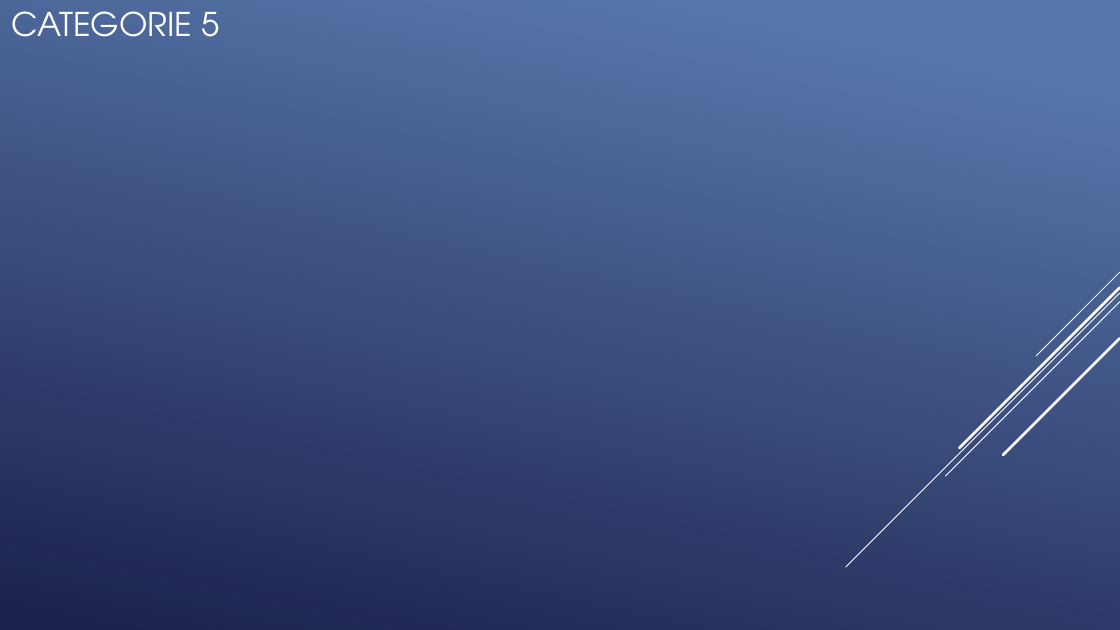
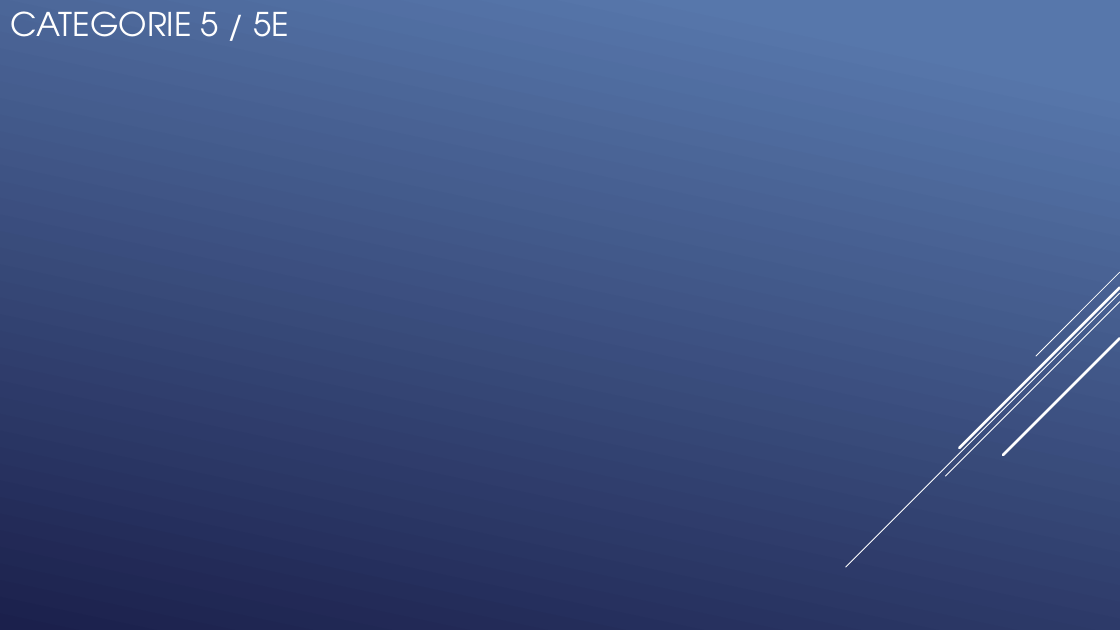
Before and after one commit to QuentinKrg/M214-Ethernet, a slide deck: slide 13 of Module 214 - Fabrication_Ethernet.pptx (slide 14 before the commit). Drawn at 1120x630 pixels with LibreOffice and Linux fonts; fonts in the diff are those of the drawing. Boxes give left, top, right and bottom in pixels: in the first picture for what was removed or moved away, otherwise in the second. Text is boxed around its words. In the diff, an @@ line names an element or a change of style, - is before the commit and + after.

```diff
--- a/Module 214 - Fabrication_Ethernet.pptx
+++ b/Module 214 - Fabrication_Ethernet.pptx
@@ title at <box>11,11,290,37</box>: text changed @@
-CATEGORIE 5
+CATEGORIE 5 / 5E
```
Also in this commit, not shown: 2 other slides changed, 2 slides added, 5 slides removed.
